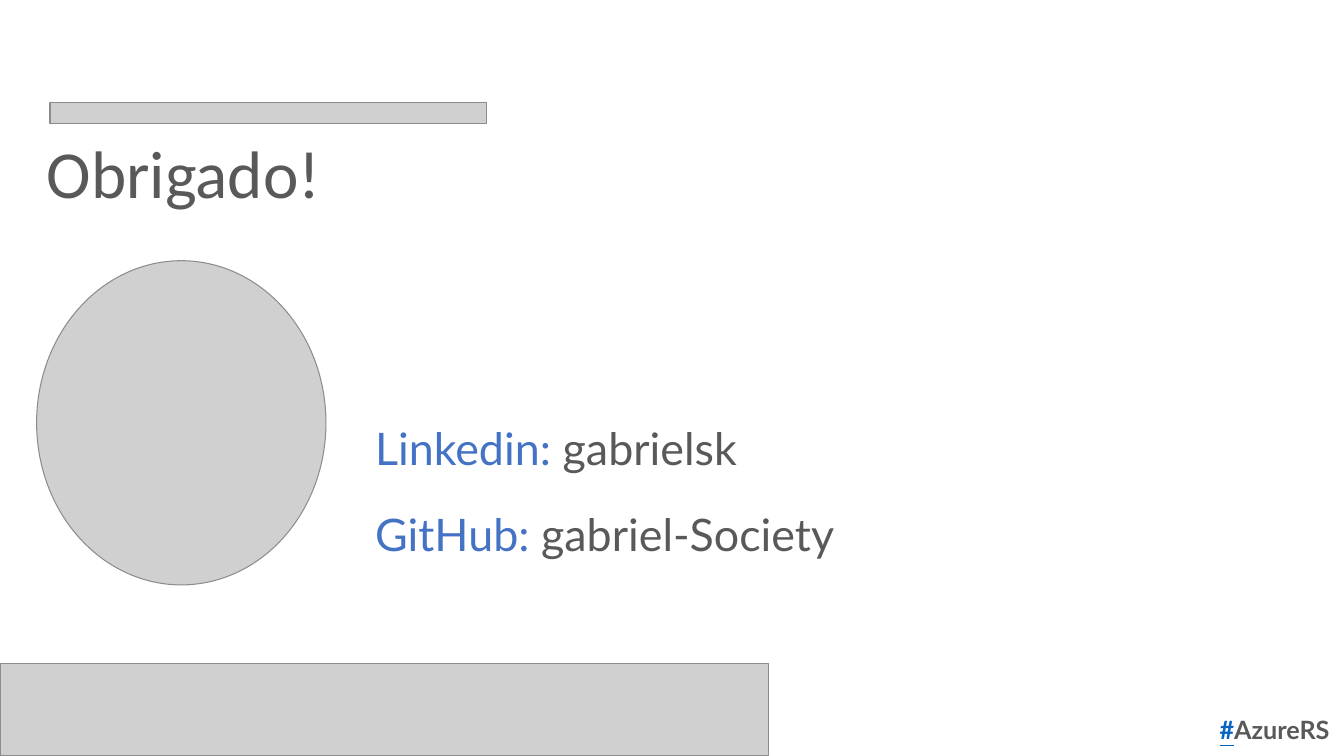
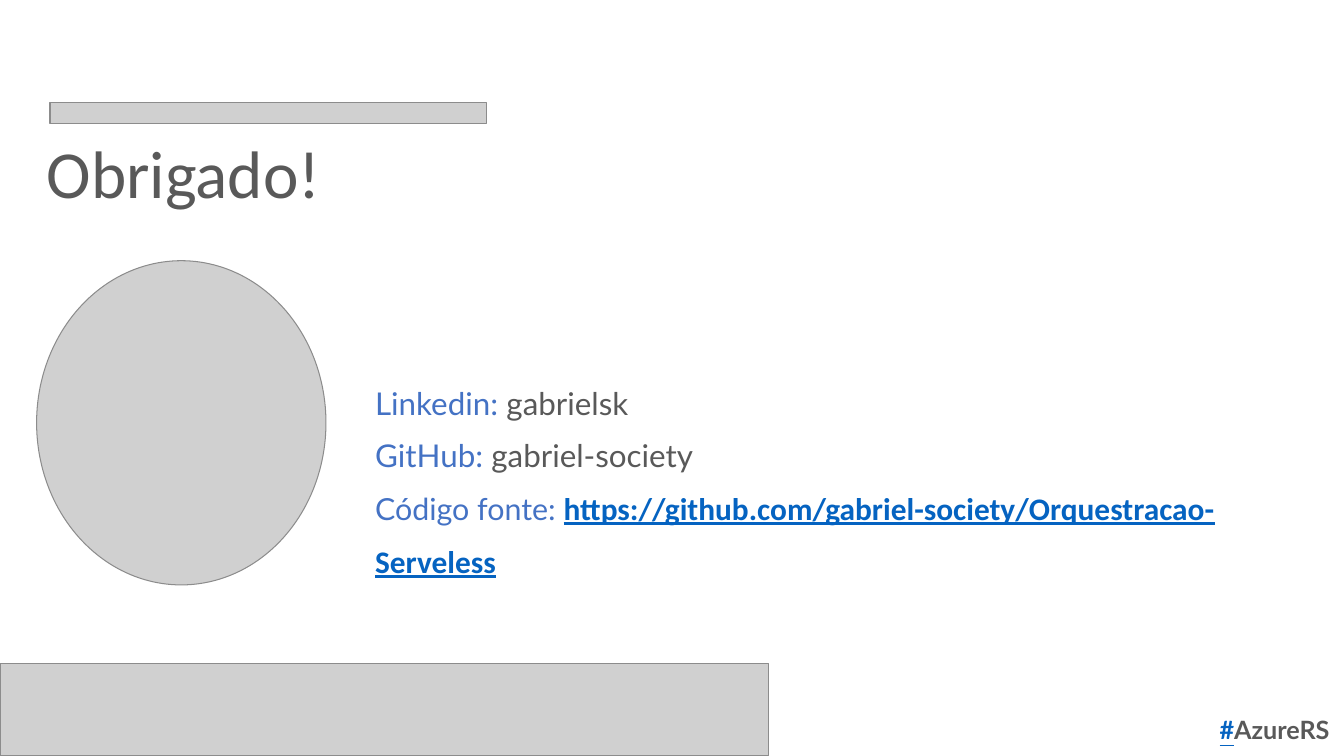
Before and after one commit to gabriel-sk-dev/Orquestracao-Serveless, a slide deck: slide 33 of AzureRS_serveless_talk.pptx. Drawn at 1344x756 pixels with LibreOffice and Linux fonts; fonts in the diff are those of the drawing; grey boxes stand for pictures; background and template pictures are left out. Boxes give left, top, right and bottom in pixels: in the first picture for what was removed or moved away, otherwise in the second. Text is boxed around its words. In the diff, an @@ line names an element or a change of style, - is before the commit and + after.

```diff
--- a/AzureRS_serveless_talk.pptx
+++ b/AzureRS_serveless_talk.pptx
@@ text at (x1=375, y1=392, x2=628, y2=421): size 32 to 22.4 pt in "Linkedin: gabrielsk"; line spacing 1.6 to 1.4 @@
@@ text at (x1=375, y1=444, x2=1215, y2=578): text changed; size 32 to 22.4 pt; font Lato to Calibri; text colour #595959 to #0563C1; bold on @@
-GitHub: gabriel-Society
+GitHub: gabriel-society
+Código fonte: https://github.com/gabriel-society/Orquestracao-Serveless
```
Also in this commit, not shown: 11 other files.
